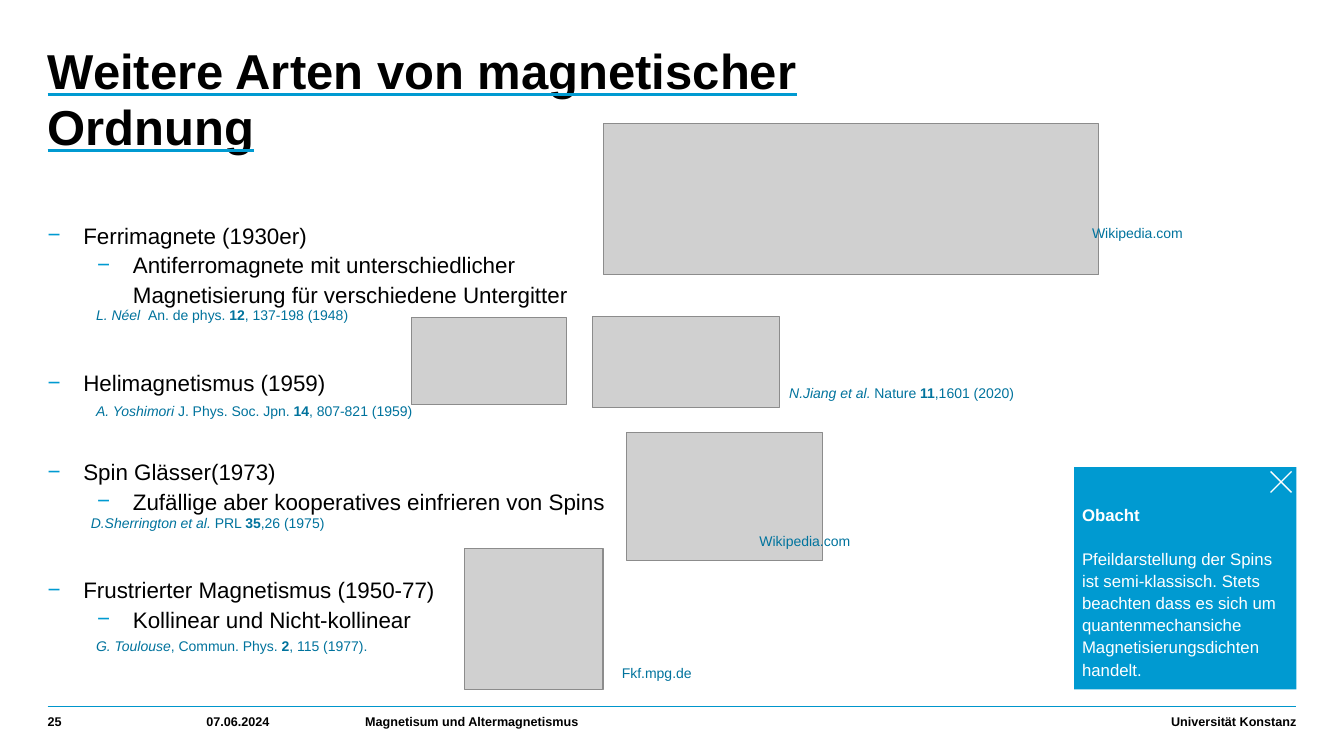
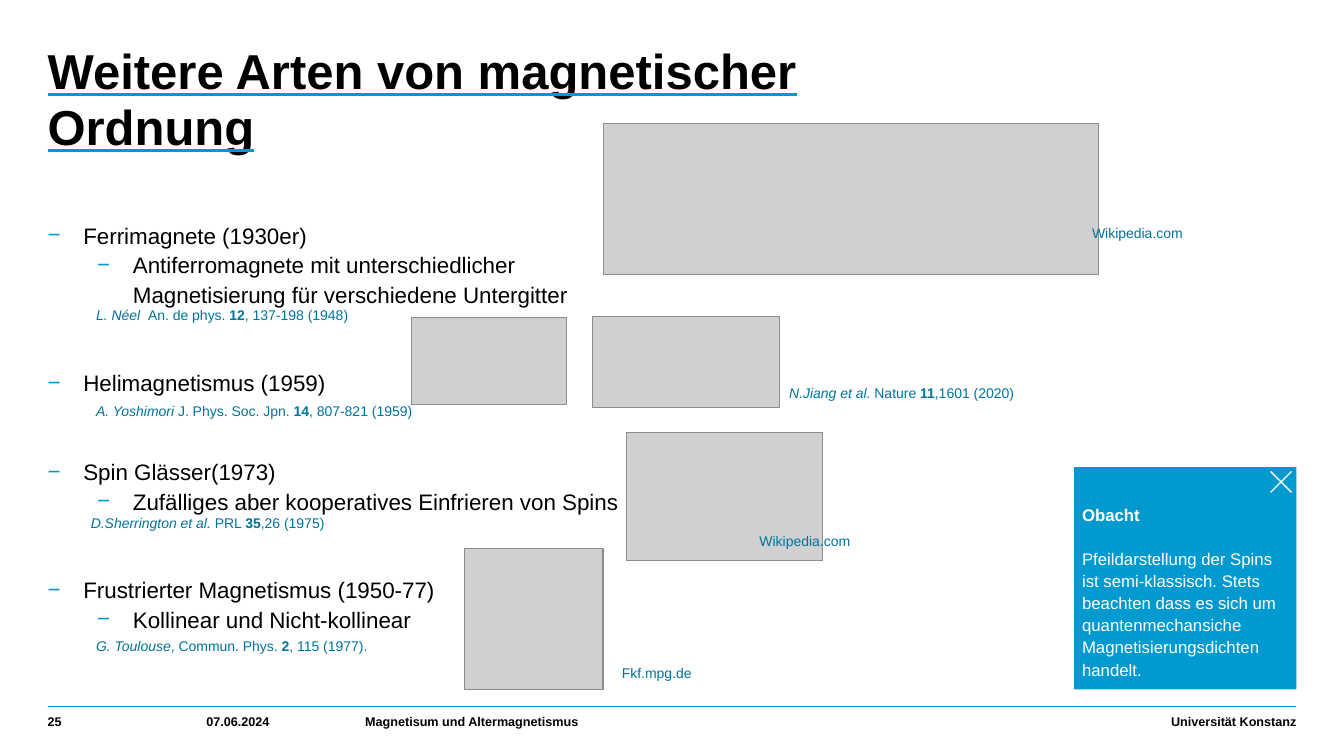
Before and after one commit to HolykingJulex/EstimateSeminar, a slide deck: slide 25 of Vortrag.pptx. Drawn at 1344x756 pixels with LibreOffice and Linux fonts; fonts in the diff are those of the drawing; grey boxes stand for pictures. Boxes give left, top, right and bottom in pixels: in the first picture for what was removed or moved away, otherwise in the second. Text is boxed around its words. In the diff, an @@ line names an element or a change of style, - is before the commit and + after.

```diff
--- a/Vortrag.pptx
+++ b/Vortrag.pptx
@@ text at <box>133,493,618,515</box>: text changed @@
-      − Zufällige aber kooperatives einfrieren von Spins
+      − Zufälliges aber kooperatives Einfrieren von Spins
```
Also in this commit, not shown: 21 other slides changed, 1 other file.
